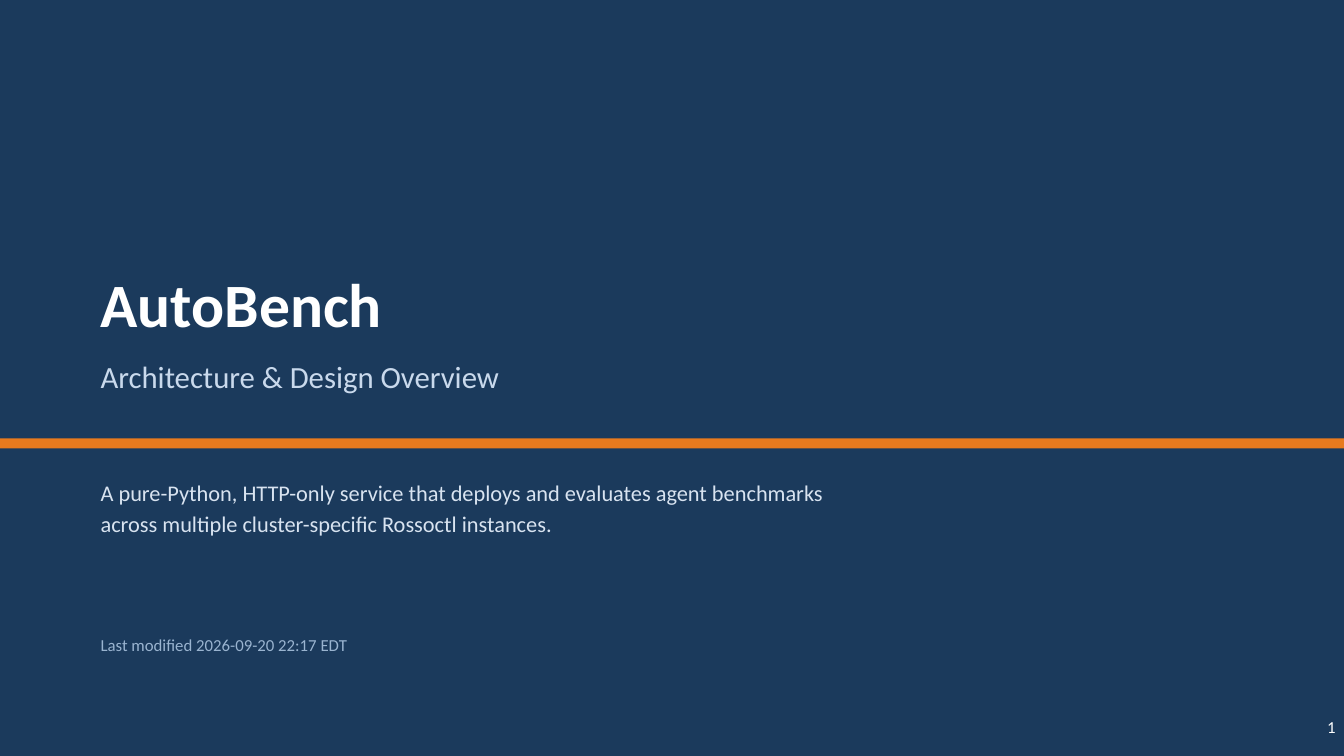
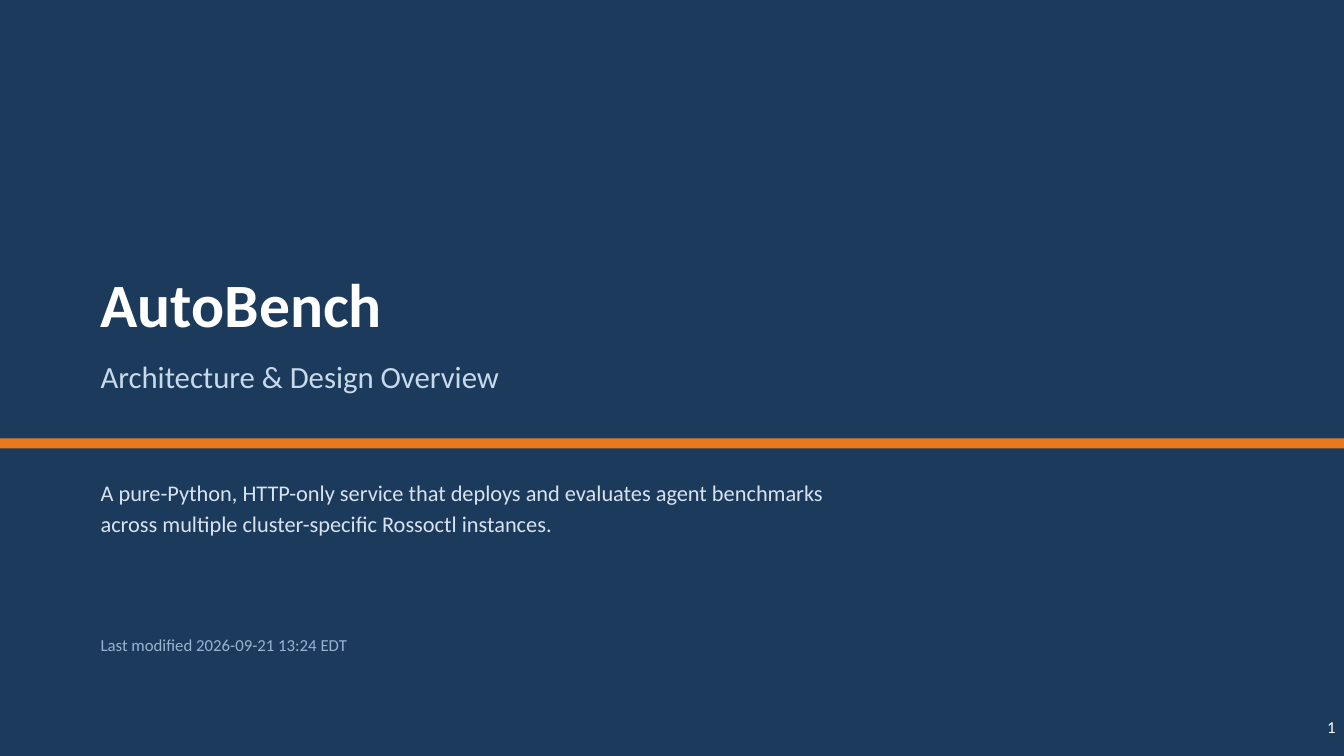
Before and after one commit to rossoctl/autobench, a slide deck: slide 1 of docs/AutoBench.pptx. Drawn at 1344x756 pixels with LibreOffice and Linux fonts; fonts in the diff are those of the drawing. Boxes give left, top, right and bottom in pixels: in the first picture for what was removed or moved away, otherwise in the second. Text is boxed around its words. In the diff, an @@ line names an element or a change of style, - is before the commit and + after.

```diff
--- a/docs/AutoBench.pptx
+++ b/docs/AutoBench.pptx
@@ text at [101, 639, 347, 651]: text changed @@
-Last modified 2026-09-20 22:17 EDT
+Last modified 2026-09-21 13:24 EDT
```
Also in this commit, not shown: 2 other slides changed, 6 other files.
